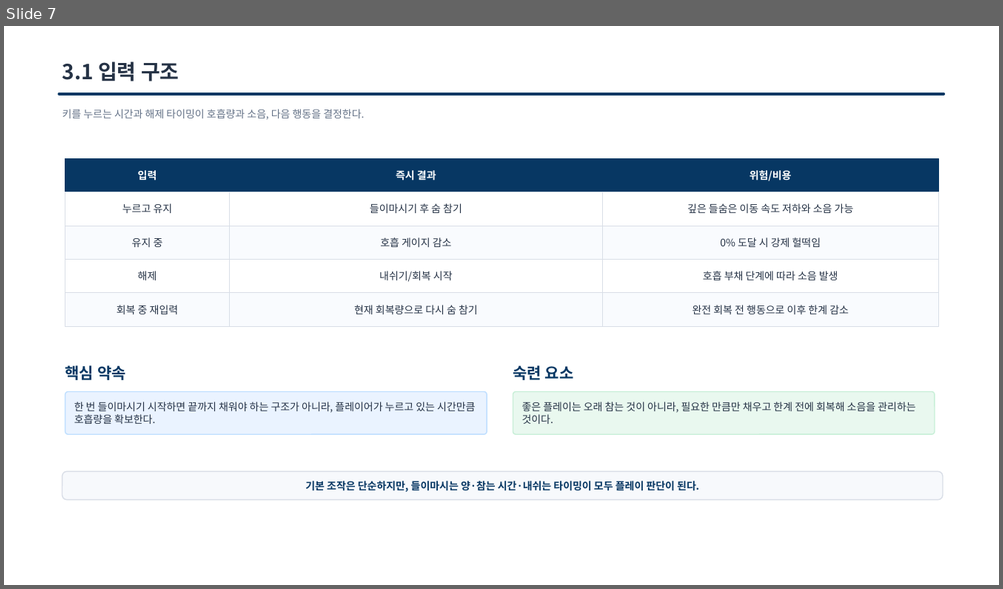
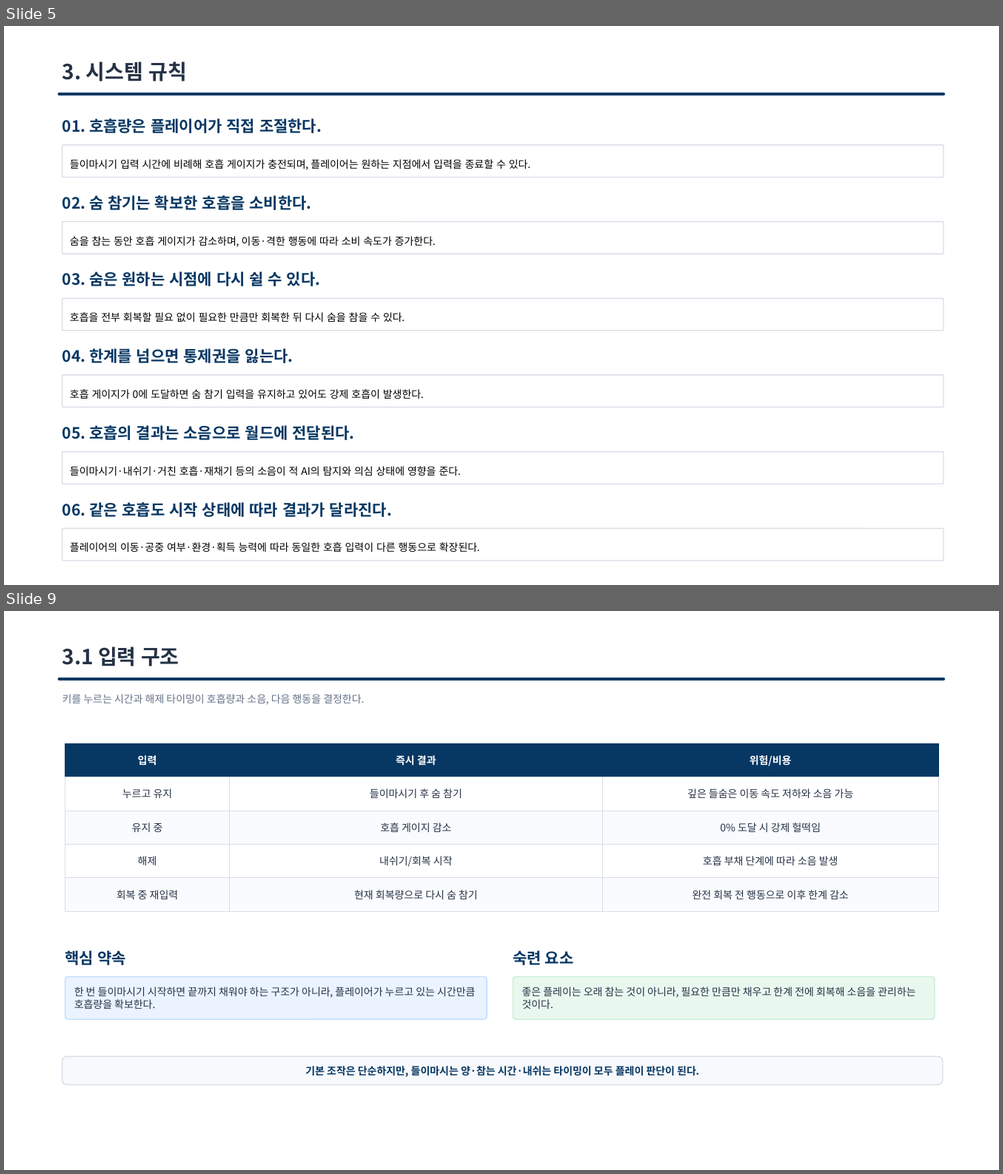
Before and after one commit to ysooj/Gihoek_8, a slide deck: 호흡 시스템 문서.pptx. Shown one above the other, each under a label of ours: slide 7 before the commit, slides 5 and 9 after it; the slides between them are not shown. The pictures are 1003x589 and 1003x1174 pixels, drawn with LibreOffice and Linux fonts; fonts in the diff are those of the drawing. Boxes give left, top, right and bottom in pixels: in the first picture for what was removed or moved away, otherwise in the second. Text is boxed around its words. In the diff, an @@ line names an element or a change of style, - is before the commit and + after.

```diff
--- a/호흡 시스템 문서.pptx
+++ b/호흡 시스템 문서.pptx
@@ slide 5 added at [4,26,999,585], background #FFFFFF @@
@@ text added at [62,62,188,82], 20 pt, text #253245, bold @@
+3. 시스템 규칙
@@ line added from (60, 94) to (943, 94), #073763 3 pt @@
@@ text added at [62,118,321,133], 15 pt, text #073763, bold @@
+01. 호흡량은 플레이어가 직접 조절한다.
@@ rounded rectangle added at [62,145,943,178], outline #D9DEE7 1 pt, 10 pt, text #000000 @@
+들이마시기 입력 시간에 비례해 호흡 게이지가 충전되며, 플레이어는 원하는 지점에서 입력을 종료할 수 있다.
@@ text added at [62,195,312,210], 15 pt, text #073763, bold @@
+02. 숨 참기는 확보한 호흡을 소비한다.
@@ rounded rectangle added at [62,221,943,254], outline #D9DEE7 1 pt, 10 pt, text #000000 @@
+숨을 참는 동안 호흡 게이지가 감소하며, 이동·격한 행동에 따라 소비 속도가 증가한다.
@@ text added at [62,272,321,286], 15 pt, text #073763, bold @@
+03. 숨은 원하는 시점에 다시 쉴 수 있다.
@@ rounded rectangle added at [62,298,943,330], outline #D9DEE7 1 pt, 10 pt, text #000000 @@
+호흡을 전부 회복할 필요 없이 필요한 만큼만 회복한 뒤 다시 숨을 참을 수 있다.
@@ text added at [62,349,293,363], 15 pt, text #073763, bold @@
+04. 한계를 넘으면 통제권을 잃는다.
@@ rounded rectangle added at [62,375,943,407], outline #D9DEE7 1 pt, 10 pt, text #000000 @@
+호흡 게이지가 0에 도달하면 숨 참기 입력을 유지하고 있어도 강제 호흡이 발생한다.
@@ text added at [62,426,355,440], 15 pt, text #073763, bold @@
+05. 호흡의 결과는 소음으로 월드에 전달된다.
@@ rounded rectangle added at [62,452,943,484], outline #D9DEE7 1 pt, 10 pt, text #000000 @@
+들이마시기·내쉬기·거친 호흡·재채기 등의 소음이 적 AI의 탐지와 의심 상태에 영향을 준다.
@@ text added at [62,503,392,517], 15 pt, text #073763, bold @@
+06. 같은 호흡도 시작 상태에 따라 결과가 달라진다.
@@ rounded rectangle added at [62,529,943,561], outline #D9DEE7 1 pt, 10 pt, text #000000 @@
+플레이어의 이동·공중 여부·환경·획득 능력에 따라 동일한 호흡 입력이 다른 행동으로 확장된다.
@@ what was slide 7 is now slide 9 @@
```
Also in this commit, not shown: 5 slides changed, 1 other slide added, 4 other files.
